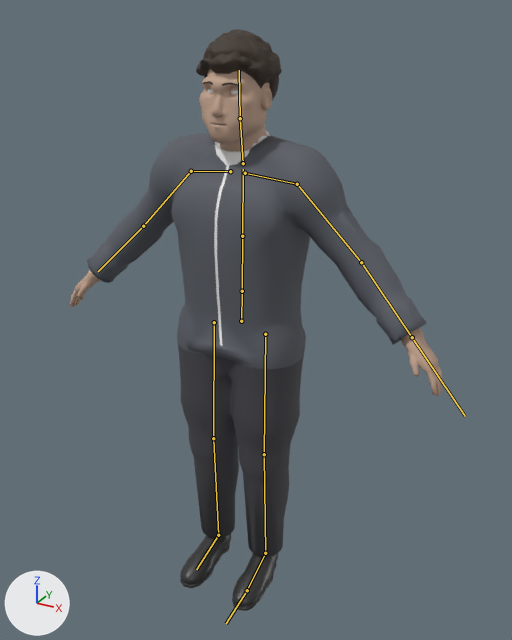
The glTF model src/decision_pitch/web/figures/figure.glb as it was, and as the next commit left it.
Both versions are drawn from a camera (50 mm lens) standing at (1.046, -1.792, 1.888) and looking at (0.045, 0.028, 0.978). The axes (+X, +Y, +Z) are drawn at lower left. The lights are the same throughout. The picture after the commit comes second. The bones that change, and the others that lie on the model, are drawn over the model as lines.

Names of what the first picture shows: 'body', 'coat', 'eyes', 'hair_bun', 'hair_buzz', 'hair_curly', 'hair_short', 'hair_swept'.
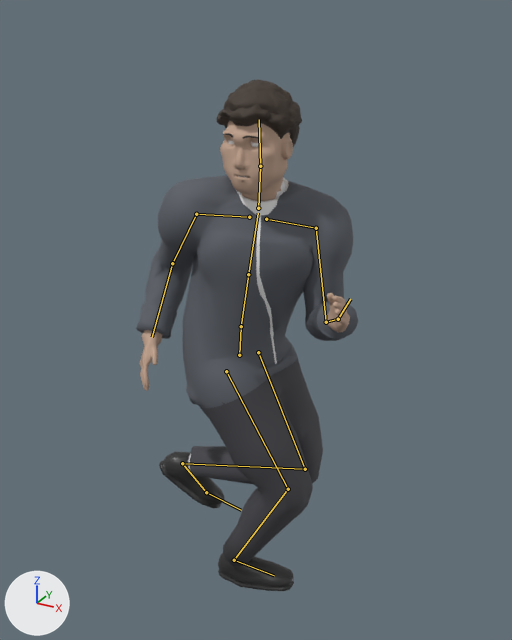
The newer file adds an action. The first version stands in its rest pose; the second is drawn at frame 10 of the action 'jog_BL'.

Changed parts and their boxes (x1, y1, x2, y2) in the pictures (512 x 640 px):
'coat', posed (35% narrower, 8% shorter): before (87, 131, 427, 557); after (136, 176, 358, 567)
'body', posed (44% narrower, 13% shorter): before (70, 70, 443, 611); after (140, 121, 350, 591)
'hair_curly', posed: before (196, 29, 282, 100); after (216, 79, 302, 147)
'hair_swept', posed: before (203, 35, 270, 87); after (224, 86, 291, 138)
'hair_short', posed: before (204, 67, 270, 89); after (223, 118, 282, 139)
'eyes', posed: before (208, 89, 238, 125); after (228, 140, 259, 177)
'hair_bun', posed: before (212, 70, 271, 88); after (235, 124, 291, 138)
'hair_buzz', posed: before (221, 70, 268, 87); after (227, 123, 288, 138)
bone 'hips', root to tip: before (241, 321) to (242, 292); after (239, 355) to (241, 327)
bone 'spine', root to tip: before (242, 291) to (242, 236); after (241, 326) to (248, 274)
bone 'chest', root to tip: before (242, 236) to (243, 169); after (248, 274) to (258, 213)
bone 'neck', root to tip: before (243, 163) to (240, 118); after (258, 208) to (260, 166)
bone 'head', root to tip: before (240, 118) to (239, 70); after (260, 166) to (259, 119)
bone 'upper_arm_L', root to tip: before (297, 184) to (361, 262); after (316, 228) to (326, 322)
bone 'forearm_L', root to tip: before (361, 262) to (412, 337); after (326, 322) to (338, 319)
bone 'hand_L', root to tip: before (412, 337) to (465, 416); after (338, 319) to (350, 299)
bone 'upper_arm_R', root to tip: before (191, 171) to (143, 226); after (196, 214) to (172, 263)
bone 'forearm_R', root to tip: before (143, 226) to (98, 271); after (172, 263) to (152, 337)
bone 'thigh_L', root to tip: before (265, 334) to (264, 454); after (258, 352) to (305, 469)
bone 'shin_L', root to tip: before (264, 454) to (265, 553); after (305, 469) to (182, 463)
bone 'foot_L', root to tip: before (265, 553) to (247, 590); after (182, 463) to (206, 492)
bone 'toe_L', root to tip: before (247, 590) to (226, 623); after (206, 492) to (241, 510)
bone 'thigh_R', root to tip: before (214, 322) to (213, 438); after (226, 371) to (288, 489)
bone 'shin_R', root to tip: before (213, 438) to (218, 535); after (288, 489) to (234, 560)
bone 'foot_R', root to tip: before (218, 535) to (196, 569); after (234, 560) to (274, 575)

The edits, one by one:
Bone 'hips' (bone_hips) moves from (0.0, 0.0, 0.0) to (-0.002, -0.118, 0.005).
Bone 'hips' (bone_hips) turns from (0, 0, 0) to (-12, 86, -14) degrees about its own x, y and z.
Bone 'spine' (bone_spine) turns from (0, 0, 0) to (5, -22, -1) degrees about its own x, y and z.
Bone 'chest' (bone_chest) turns from (0, 0, 0) to (3, -33, 0) degrees about its own x, y and z.
Bone 'neck' (bone_neck) turns from (0, 0, 0) to (-2, -14, 6) degrees about its own x, y and z.
Bone 'head' (bone_head) turns from (0, 0, 0) to (-2, -18, 6) degrees about its own x, y and z.
Bone 'upper_arm_L' (bone_upper_arm_l) turns from (0, 0, 0) to (22, -2, -32) degrees about its own x, y and z.
Bone 'forearm_L' (bone_forearm_l) turns from (0, 0, 0) to (90, 0, 0) degrees about its own x, y and z.
Bone 'hand_L' (bone_hand_l) turns from (0, 0, 0) to (9, 0, 0) degrees about its own x, y and z.
Bone 'upper_arm_R' (bone_upper_arm_r) turns from (0, 0, 0) to (-29, -2, 31) degrees about its own x, y and z.
Bone 'forearm_R' (bone_forearm_r) turns from (0, 0, 0) to (62, 0, 0) degrees about its own x, y and z.
Bone 'thigh_L' (bone_thigh_l) turns from (0, 0, 0) to (-31, -23, 10) degrees about its own x, y and z.
Bone 'shin_L' (bone_shin_l) turns from (0, 0, 0) to (106, 0, -1) degrees about its own x, y and z.
Bone 'foot_L' (bone_foot_l) turns from (0, 0, 0) to (-46, -15, -8) degrees about its own x, y and z.
Bone 'toe_L' (bone_toe_l) turns from (0, 0, 0) to (-8, 0, 0) degrees about its own x, y and z.
Bone 'thigh_R' (bone_thigh_r) turns from (0, 0, 0) to (-32, -6, -5) degrees about its own x, y and z.
Bone 'shin_R' (bone_shin_r) turns from (0, 0, 0) to (54, 0, 1) degrees about its own x, y and z.
Bone 'foot_R' (bone_foot_r) turns from (0, 0, 0) to (-25, -13, -13) degrees about its own x, y and z.
